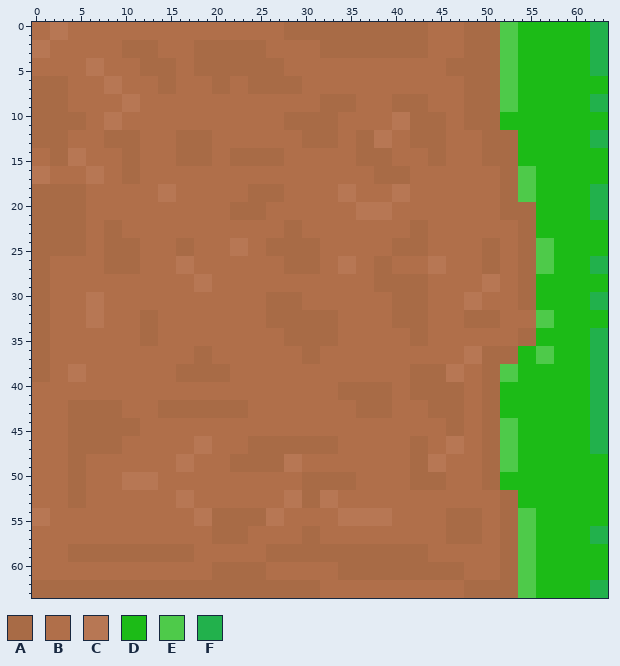
Edited in one commit: pixel-art sprite (platformer/src/Images/grassRight.png). Above is the file before it was changed.
The file is 64x64 pixels. Colours within 5 levels of each other are drawn and written as one.
Palette (. is transparent): A #a86b46  B #b06f4a  C #b77754  D #1cbb17  E #4eca4a  F #22b14c
The same view after the edit:
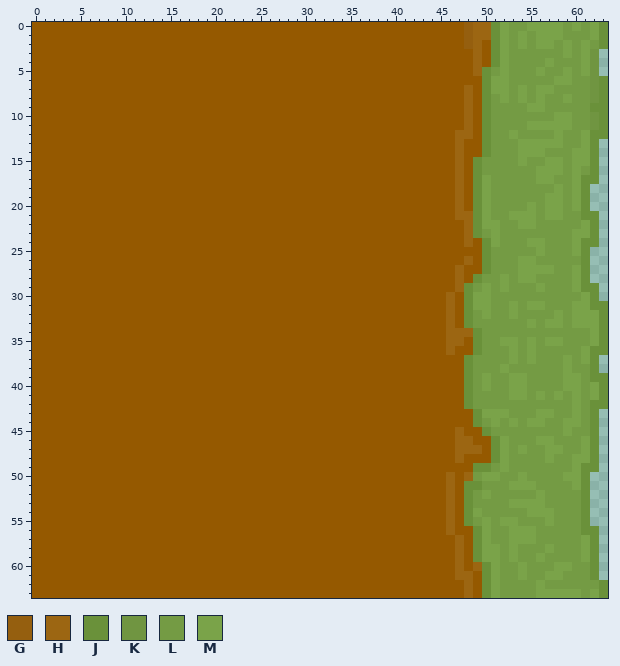
Colours new in this view: G #955f0f  H #9c6612  J #6a913a  K #709541  L #749b44  M #7aa349
The exact change:
colour B: #b06f4a -> #955900
Changed rows in their new state; - is a pixel that keeps its letter.
first column x 0:
 0 --BB------------------------BBBBBBBBBBBBBBBB----GHHJMLLMMMMLMLMJ
 1 --BB------------------------BBBBBBBBBBBBBBBB----GHHJMLMLMMMLLLMJ
 2 BB--------BBBB----BBBBBBBB------BBBBBBBBBBBB----GHBJMLMLMMLMLMLJ
 3 BB--------BBBB----BBBBBBBB------BBBBBBBBBBBB----BHBJMLLLLLLMLMK.
 4 ------BB----BBBB--BBBBBBBBBB------------------BBBHBJMLLLLMLLLMK.
 5 ------BB----BBBB--BBBBBBBBBB------------------BBBHJLMLLLMLLMLMK.
 6 BBBB----BB----BB----BB--BBBBBB------------------BBJMMLLLLLMMLLKJ
 7 BBBB----BB----BB----BB--BBBBBB------------------HBJMMLMLMMLLLLKJ
 8 BBBB------BB--------------------BBBB----BBBB----HBJLMLMLMLLMLLKJ
 9 BBBB------BB--------------------BBBB----BBBB----HBJLLLLMMLLLLLJJ
10 BBBBBB--BB------------------BBBBBB------BBBBBB--HBJLLLLLLLMMLLKJ
11 BBBBBB--BB------------------BBBBBB------BBBBBB--HBJLLLLMMMMMLLKJ
12 BBBB----BBBB----BBBB----------BBBB--BBBB--BBBB-HH-JLLMLLLLMLLMJJ
13 BBBB----BBBB----BBBB----------BBBB--BBBB--BBBB-H--JLLLMMMMMLLMJ.
14 --BBBB----BB----BBBB--BBBBBB--------BBBB----BB-H--JLLLMMMLLLMMJ.
15 --BBBB----BB----BBBB--BBBBBB--------BBBB----BB-H-JLLLLMLLMMLMMJ.
16 BB----BB--BB--------------------------BBBB-----H-JLLLLLLMMMLMLJ.
17 BB----BB--BB--------------------------BBBB-----H-JMLLLLLMMLLMJJ.
18 BBBBBB--------BB--------BBBB------BB----BB-----H-JMLLLLLLLMLMJ..
19 BBBBBB--------BB--------BBBB------BB----BB-----H-JMLLLLLLMMLMJ..
20 BBBBBB----------------BBBB----------BBBB-------H-JMLLLLMLMMLMJ..
21 BBBBBB----------------BBBB----------BBBB-------HHJMLLMMMLMMLLJJ.
22 BBBBBB--BB------------------BB------------BB----HJMMLLMMLLLLLMJ.
23 BBBBBB--BB------------------BB------------BB----HJLMLLLLLLLLMMJ.
24 BBBBBB--BBBB----BB----BB--BBBBBB--------BBBB----H-JMLLLMMLLLMJJ.
25 BBBBBB--BBBB----BB----BB--BBBBBB--------BBBB------JLLLLLMLLLMJ..
26 BB------BBBB----BB----------BBBB--BB--BB----BB--H-JLLLMMLLLLLJ..
27 BB------BBBB----BB----------BBBB--BB--BB----BB-H--JLLLMMMMLLMJ..
28 BB----------------BB------------------BBBBBB---H-JLLMLMMLLLLMJ..
29 BB----------------BB------------------BBBBBB---HJLMLMLLLMLLLMJJ.
30 BB----BB------------------BBBB----------BBBB--H-JMMLLLLLLLLLLMJ.
31 BB----BB------------------BBBB----------BBBB--H-JMMLLMLMMLLLMMJJ
32 BB----BB----BB------------BBBBBBBB------BBBB--H-JLMLLMLLLLMLMMMJ
33 BB----BB----BB------------BBBBBBBB------BBBB--H-JLLLLLLMLMMLMMMJ
34 BB----------BB--------------BBBBBB--------BB--HHHJLLLLLLLLLLLLMJ
35 BB----------BB--------------BBBBBB--------BB--HH-JLLMMLMLMMLLLMJ
36 BB----------------BB----------BB--------------H-BJLLLMLMLLLLLMJJ
37 BB----------------BB----------BB----------------JLLLLMLMLLLMLMJ.
38 BB--BB----------BBBBBB--------------------BBBBBBJLLLMLLLLLLMLLJ.
39 BB--BB----------BBBBBB--------------------BBBBBBJLMLLMMLLLLMMLJJ
40 ----------------------------------BBBBBB--BBBBBBJLMLLMMLLLLMMLMJ
41 ----------------------------------BBBBBB--BBBBBBJLLLLMMLMLMLMLMJ
42 ----BBBBBB----BBBBBBBBBB------------BBBB----BBBBJLLLLLLLLLLLMLJJ
43 ----BBBBBB----BBBBBBBBBB------------BBBB----BBBB-JMMMLLLMMLLMLJ.
44 ----BBBBBBBB----------------------------------BB-JLMLMLMMLLMMLJ.
45 ----BBBBBBBB----------------------------------BH--JLLLLLLLLMLLJ.
46 ----BBBBBB--------BB----BBBBBBBBBB--------BB--BHH-BJMLLLMMLLLMJ.
47 ----BBBBBB--------BB----BBBBBBBBBB--------BB--BHHHBJMLMLLMMLLMJ.
48 ----BB----------BB----BBBBBBBB------------BBBB-H--BJMLLLLMLLMMJ.
49 ----BB----------BB----BBBBBBBB------------BBBB---JJLMLLLLLLLMJJ.
50 ----BB----BBBB----------------BBBBBB------BBBBH-HLMMLLMLLLLMMJ..
51 ----BB----BBBB----------------BBBBBB------BBBBH-JJLLLMMMLLLLMJ..
52 ----BB----------BB----------BBBBBB------------H-JLMLLLLLMLLLLJ..
53 ----BB----------BB----------BBBBBB------------H-JLLLLMMMMLLLLJ..
54 BB----------------BBBBBBBBBB------BBBBBB------HBJMLLLLLMMMLLLJ..
55 BB----------------BBBBBBBBBB------BBBBBB------HBJLMLMMLLLMLLLJ..
56 --------------------BBBB------BB--------------HBBJMLLMMMLLLLLJJ.
57 --------------------BBBB------BB--------------BHBJMLLMMMLLLLLMJ.
58 ----BBBBBBBBBBBBBB--------BBBBBBBBBBBBBBBBBB---H-JMMLMLLLMLLLMJ.
59 ----BBBBBBBBBBBBBB--------BBBBBBBBBBBBBBBBBB---H-JMMLMLLMLLLLMJ.
60 --------------------BBBBBB--------BBBBBBBBBBBBBH-HJMLLMLLLMMLLJ.
61 --------------------BBBBBB--------BBBBBBBBBBBBBHH-JMLLMLLMMLLLJ.
62 BBBBBBBBBBBBBBBBBBBBBBBBBBBBBBBB----------------HBJMLLLLMLLLLLLJ
63 BBBBBBBBBBBBBBBBBBBBBBBBBBBBBBBB----------------HBJMLLLLMMMMMLMJ
Pixel boxes of the changes (left, top, right, bottom) in both pictures:
changed: (32, 22, 608, 598)
